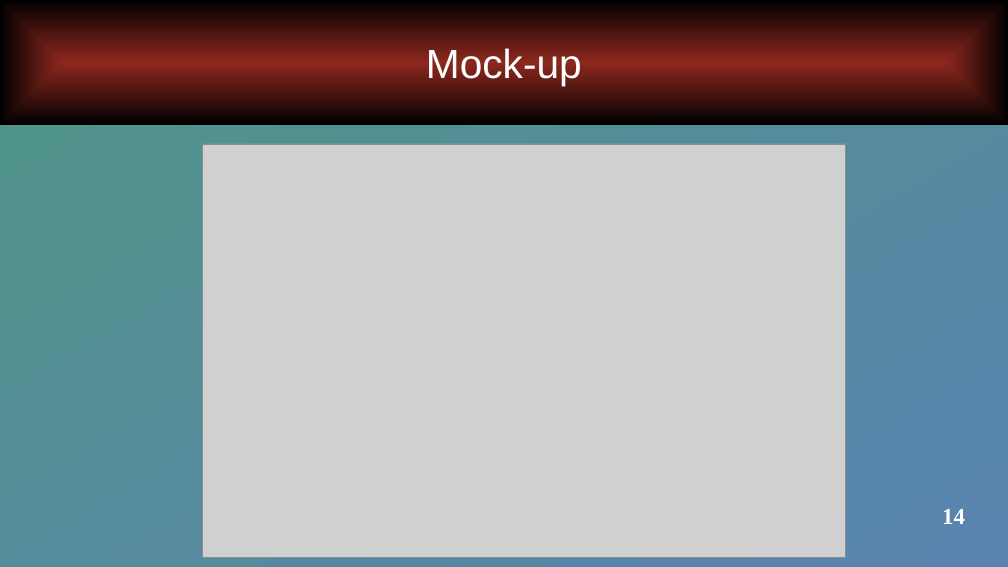
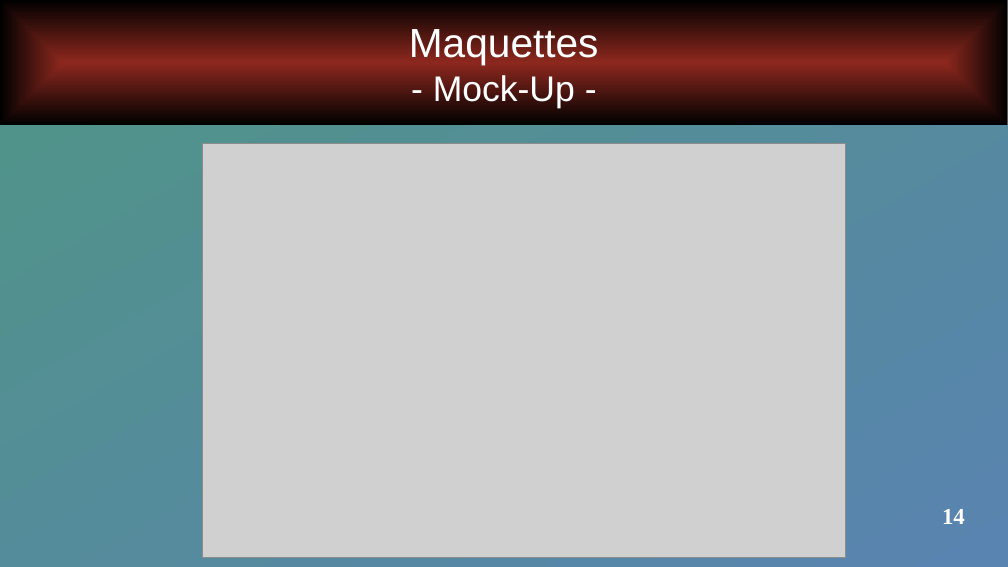
Before and after one commit to Arb4n/ADRAR-Repo-P3-2307, a slide deck: slide 14 of 230726OralProjetUMLMaquette/MeinProjekt_CDC.pptx. Drawn at 1008x567 pixels with LibreOffice and Linux fonts; fonts in the diff are those of the drawing; grey boxes stand for pictures. Boxes give left, top, right and bottom in pixels: in the first picture for what was removed or moved away, otherwise in the second. Text is boxed around its words. In the diff, an @@ line names an element or a change of style, - is before the commit and + after.

```diff
--- a/230726OralProjetUMLMaquette/MeinProjekt_CDC.pptx
+++ b/230726OralProjetUMLMaquette/MeinProjekt_CDC.pptx
@@ text in rectangle at [409, 25, 599, 108]: text changed @@
-Mock-up
+Maquettes
+- Mock-Up -
```
Also in this commit, not shown: 9 other slides changed, 4 slides added, 3 slides removed, 1 other file.
